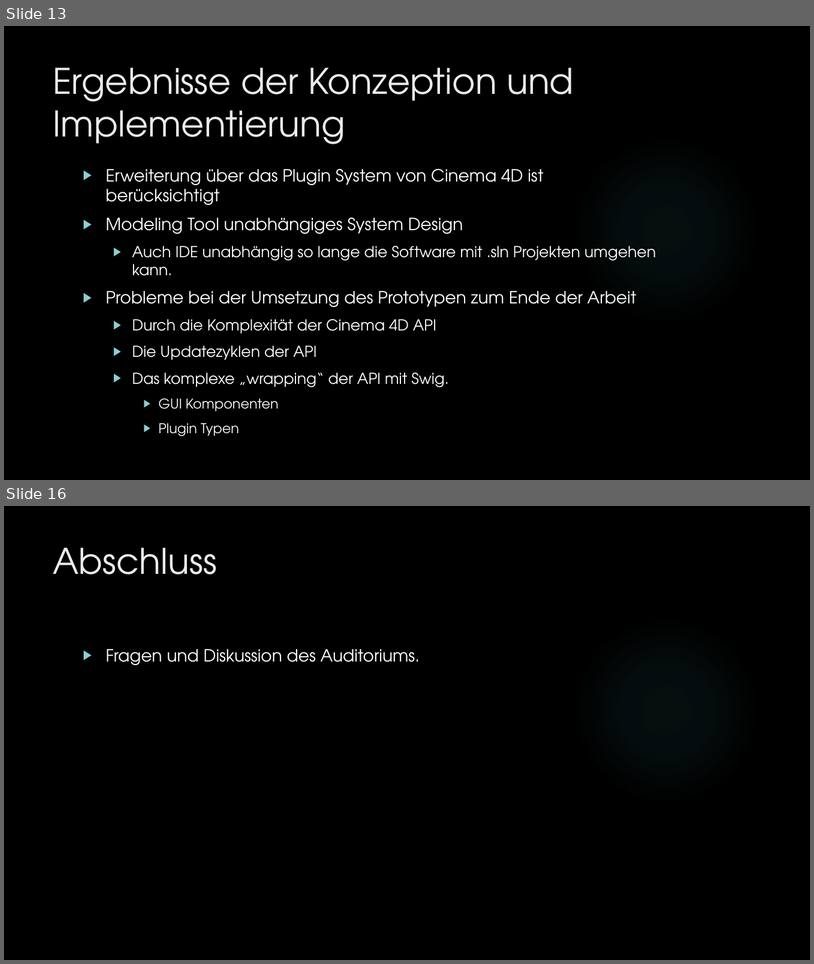
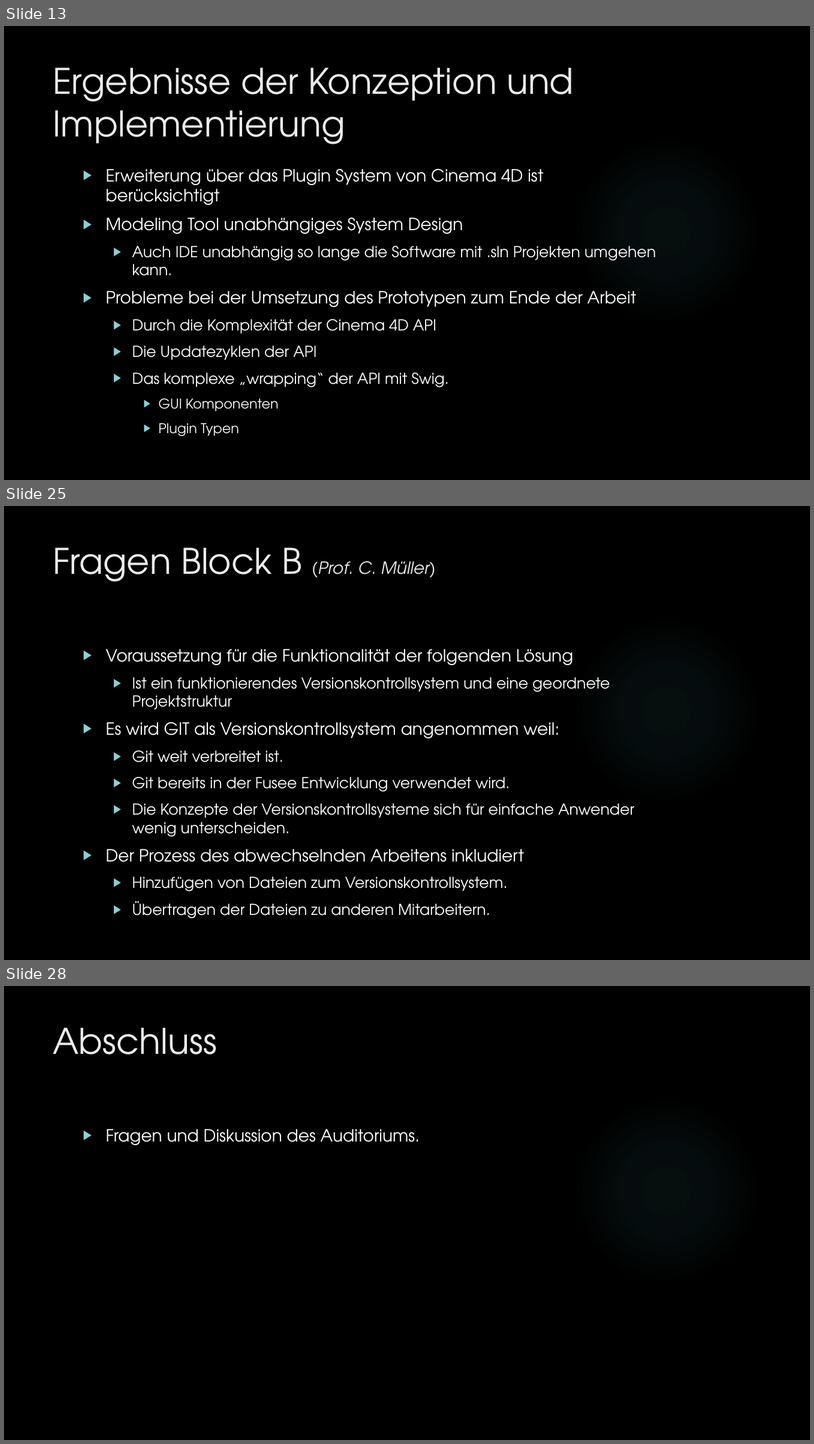
Before and after one commit to dNovel/MasterThesisWS1415, a slide deck: Disputation/Praesentation_DominikSteffen.pptx. Shown one above the other, each under a label of ours: slides 13 and 16 before the commit, slides 13, 25 and 28 after it; the slides between them are not shown. The pictures are 814x964 and 814x1444 pixels, drawn with LibreOffice and Linux fonts; fonts in the diff are those of the drawing; background and template pictures are left out. Boxes give left, top, right and bottom in pixels: in the first picture for what was removed or moved away, otherwise in the second. Text is boxed around its words. In the diff, an @@ line names an element or a change of style, - is before the commit and + after.

Commit message:
Fragen von Prof. Müller eingefügt
Fragen eingefügt und beantwortet. Nächster Schritt: Prof. Taube

```diff
--- a/Disputation/Praesentation_DominikSteffen.pptx
+++ b/Disputation/Praesentation_DominikSteffen.pptx
@@ slide 25 added at bbox=[4, 506, 810, 960], background picture (left out); not listed: 1 template element that a slide beside it also shows @@
@@ title added at bbox=[53, 547, 436, 582], 20 pt, text #EBEBEB, italic @@
+Fragen Block B (Prof. C. Müller)
@@ text added at bbox=[106, 649, 635, 918], 18 pt, text #FFFFFF @@
+▶ Voraussetzung für die Funktionalität der folgenden Lösung
+  ▶ Ist ein funktionierendes Versionskontrollsystem und eine geordnete Projektstruktur
+▶ Es wird GIT als Versionskontrollsystem angenommen weil:
+  ▶ Git weit verbreitet ist.
+  ▶ Git bereits in der Fusee Entwicklung verwendet wird.
+  ▶ Die Konzepte der Versionskontrollsysteme sich für einfache Anwender wenig unterscheiden.
+▶ Der Prozess des abwechselnden Arbeitens inkludiert
+  ▶ Hinzufügen von Dateien zum Versionskontrollsystem.
+  ▶ Übertragen der Dateien zu anderen Mitarbeitern.
@@ what was slide 16 is now slide 28 @@
```
Also in this commit, not shown: 2 slides changed, 11 other slides added, 2 other files.
